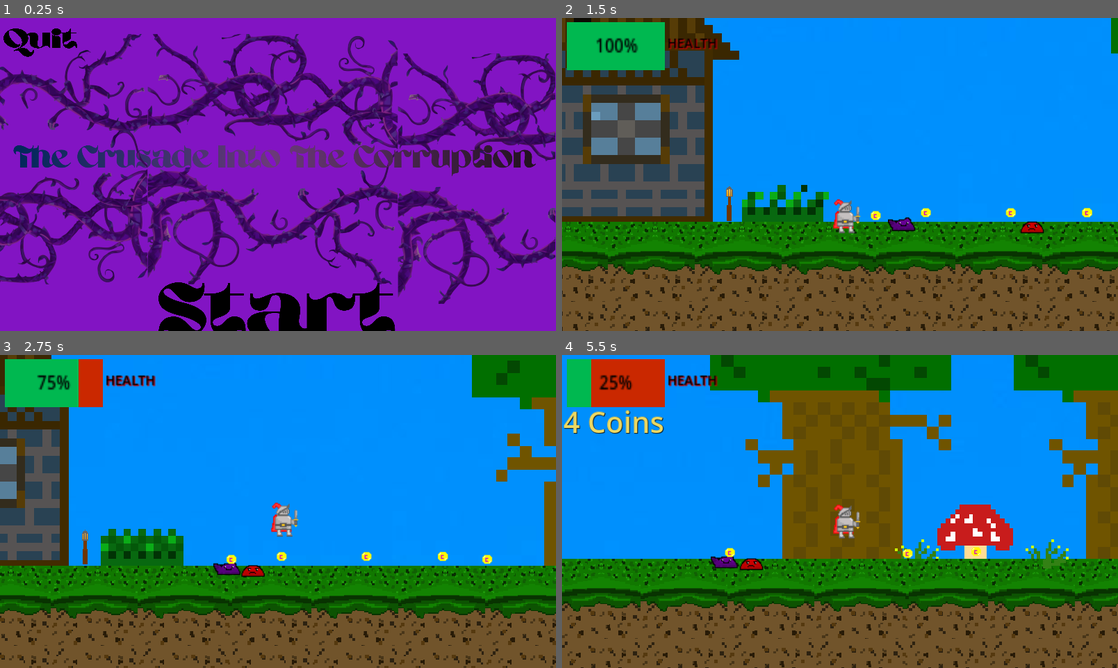
Above: before the commit, frames 1-4 (two rows, left to right).
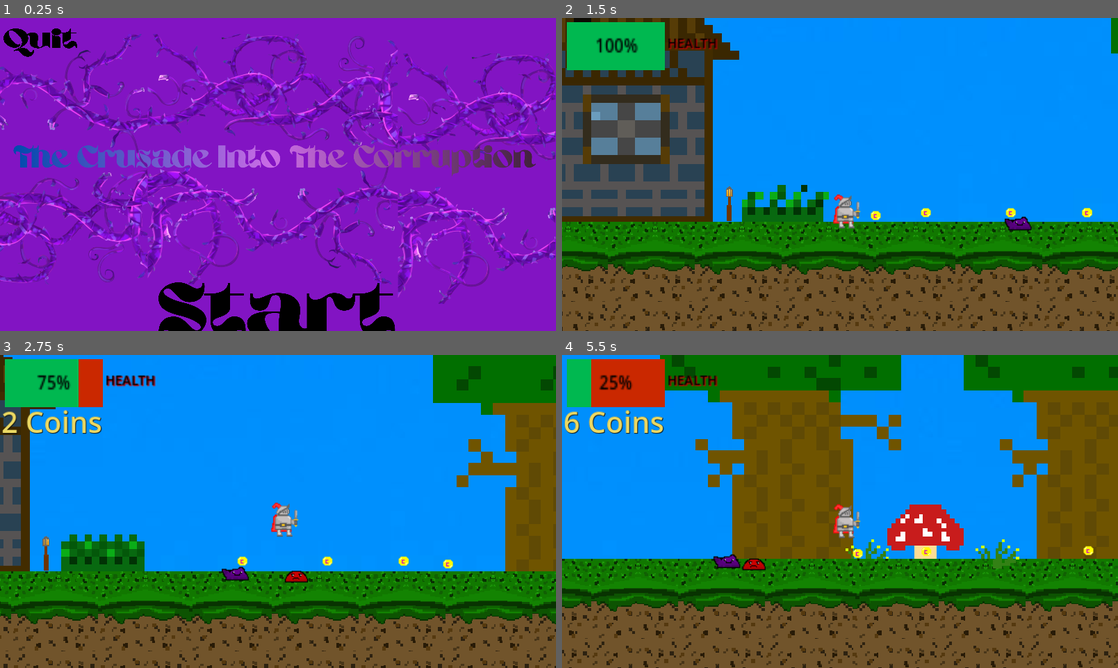
Above: after the commit, the same moments.

Repository: NotCritKai/TCITC
Game: Godot game, scene res://scenes/Main_Menu.tscn
The game is run twice, just before and just after one commit, with the same random seed, the same clock (stepped at 60 frames per second) and the same inputs.
Inputs (mouse positions are in pixels of both pictures, inside the frame that each line leads up to):
- Up to frame 1 (0.25 s): no input
- Up to frame 2 (1.5 s): click (840, 315) at 0.5 s; click (701, 180) at 1.27 s
- Up to frame 3 (2.75 s): move the mouse to (400, 495) at 2.02 s; hold D (move_right) from 2.03 s (still down); hold Mouse wheel up (zoom_in) from 2.03 s (still down); tap W (jump) at 2.27 s
- Up to frame 4 (5.5 s): move the mouse to (728, 527) at 2.77 s; release Mouse wheel up (zoom_in) at 2.78 s; tap Mouse wheel down (zoom_out) at 2.85, 4.35 s; tap W (jump) at 3.02, 4.52, 5.27 s; move the mouse to (895, 442) at 3.52 s; release D (move_right) at 3.53 s; hold A (move_left) 3.53-4.28 s; hold Mouse wheel up (zoom_in) 3.53-4.28 s; move the mouse to (812, 574) at 4.27 s; hold D (move_right) from 4.28 s (still down); move the mouse to (1006, 558) at 5.02 s; hold Mouse wheel up (zoom_in) from 5.03 s (still down)

The runs differ from the first frame. In frame 1, 25% of the frame differs, in the area x 0-100%, y 5-92%; in frame 2, 0.8%; in frame 3, 27%; in frame 4, 32%, in the area x 0-100%, y 0-100%.

Commit message:
Character_Selection

Diff:
--- /dev/null
+++ b/scenes/Character_Selction.gd
@@ -0,0 +1,7 @@
+extends Control
+
+
+
+
+func _on_button_pressed():
+	get_tree().change_scene_to_file("res://scenes/Scene1GAME.tscn")
--- /dev/null
+++ b/scenes/Character_Selction.tscn
@@ -0,0 +1,52 @@
+[gd_scene load_steps=3 format=3 uid="uid://c4hxly14y75e3"]
+
+[ext_resource type="Script" path="res://scenes/Character_Selction.gd" id="1_3tag6"]
+[ext_resource type="Texture2D" uid="uid://cubxiovs5kdu" path="res://assets/Sprites/Knight with No Weapon.png" id="2_2m2qi"]
+
+[node name="Control" type="Control"]
+layout_mode = 3
+anchors_preset = 15
+anchor_right = 1.0
+anchor_bottom = 1.0
+grow_horizontal = 2
+grow_vertical = 2
+script = ExtResource("1_3tag6")
+
+[node name="ColorRect" type="ColorRect" parent="."]
+layout_mode = 0
+offset_right = 40.0
+offset_bottom = 40.0
+scale = Vector2(29.0571, 16.6018)
+color = Color(0.533333, 0.533333, 0.533333, 1)
+
+[node name="Button" type="Button" parent="."]
+layout_mode = 0
+offset_left = 133.0
+offset_top = 186.0
+offset_right = 181.0
+offset_bottom = 234.0
+scale = Vector2(6.34373, 6.34373)
+icon = ExtResource("2_2m2qi")
+flat = true
+
+[node name="Button2" type="Button" parent="."]
+layout_mode = 0
+offset_left = 621.0
+offset_top = 223.0
+offset_right = 629.0
+offset_bottom = 231.0
+scale = Vector2(31.0605, 31.0605)
+
+[node name="Label" type="Label" parent="."]
+layout_mode = 0
+offset_left = 85.0
+offset_top = 35.0
+offset_right = 1057.0
+offset_bottom = 153.0
+theme_override_colors/font_color = Color(0.396078, 0.0862745, 0.541176, 1)
+theme_override_colors/font_shadow_color = Color(1, 1, 1, 1)
+theme_override_font_sizes/font_size = 86
+text = "CHOOSE A CHARACTER!
+"
+
+[connection signal="pressed" from="Button" to="." method="_on_button_pressed"]
--- a/scenes/Main_Menu.tscn
+++ b/scenes/Main_Menu.tscn
@@ -10,9 +10,8 @@
 [ext_resource type="Texture2D" uid="uid://ctx62isclk0xb" path="res://assets/Main_Menu_Assets/2.png" id="7_wrfhq"]
 [ext_resource type="Texture2D" uid="uid://dfn2r6ghmwou7" path="res://assets/Main_Menu_Assets/5.png" id="8_facpk"]
 
-[sub_resource type="StyleBoxTexture" id="StyleBoxTexture_yul0p"]
+[sub_resource type="StyleBoxTexture" id="StyleBoxTexture_oramu"]
 texture = ExtResource("2_ymvil")
-modulate_color = Color(0.529066, 0.529067, 0.529067, 1)
 
 [sub_resource type="StyleBoxTexture" id="StyleBoxTexture_85ej1"]
 texture = ExtResource("3_fhuar")
@@ -62,7 +61,7 @@
 anchor_bottom = 1.0
 grow_horizontal = 2
 grow_vertical = 2
-theme_override_styles/panel = SubResource("StyleBoxTexture_yul0p")
+theme_override_styles/panel = SubResource("StyleBoxTexture_oramu")
 
 [node name="Button" type="Button" parent="."]
 layout_mode = 0
--- a/scripts/Main_Menu.gd
+++ b/scripts/Main_Menu.gd
@@ -12,7 +12,7 @@
 
 
 func _on_start_pressed():
-	get_tree().change_scene_to_file("res://scenes/Scene1GAME.tscn")
+	get_tree().change_scene_to_file("res://scenes/Character_Selction.tscn")
 
 
 func _on_quit_pressed():
--- a/scripts/character_select.gd
+++ /dev/null
@@ -1,10 +0,0 @@
-extends Control
-#FIGURE OUT THE OTHER CHARACTER
-#FIGURE OUT THE OTHER CHARACTER
-#FIGURE OUT THE OTHER CHARACTER
-func _on_character_1_pressed():
-	get_tree().change_scene_to_file("res://scenes/Scene1GAME.tscn")
-#FIGURE OUT THE OTHER CHARACTER
-#FIGURE OUT THE OTHER CHARACTER
-#FIGURE OUT THE OTHER CHARACTER
-#FIGURE OUT THE OTHER CHARACTER
